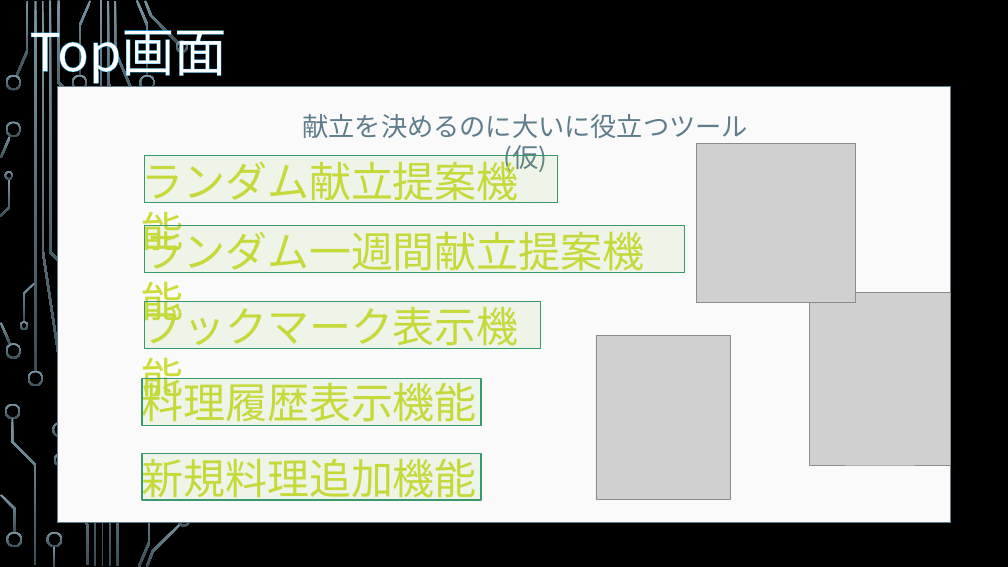
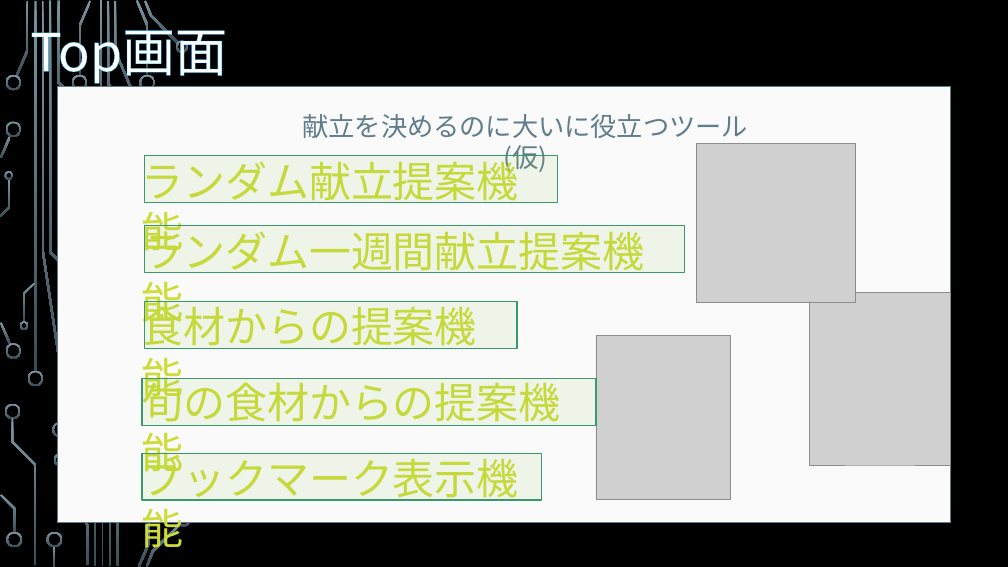
Before and after one commit to Simulaclia/MenuSuggester, a slide deck: slide 7 of doc/ER/献提 -MenuSuggester-.pptx (slide 6 before the commit). Drawn at 1008x567 pixels with LibreOffice and Linux fonts; fonts in the diff are those of the drawing; grey boxes stand for pictures; background and template pictures are left out. Boxes give left, top, right and bottom in pixels: in the first picture for what was removed or moved away, otherwise in the second. Text is boxed around its words. In the diff, an @@ line names an element or a change of style, - is before the commit and + after.

```diff
--- a/doc/ER/献提 -MenuSuggester-.pptx
+++ b/doc/ER/献提 -MenuSuggester-.pptx
@@ text at bbox=[141, 300, 477, 403]: text changed @@
-ブックマーク表示機能
+食材からの提案機能
@@ rectangle: place and size @@
-rectangle at bbox=[144, 302, 541, 349]
+rectangle at bbox=[144, 302, 517, 349]
@@ text at bbox=[141, 376, 561, 426]: text changed @@
-料理履歴表示機能
+旬の食材からの提案機能
@@ rectangle: place and size @@
-rectangle at bbox=[142, 379, 482, 426]
+rectangle at bbox=[142, 379, 597, 426]
@@ text at bbox=[141, 452, 519, 501]: text changed @@
-新規料理追加機能
+ブックマーク表示機能
@@ rectangle: place and size @@
-rectangle at bbox=[142, 453, 482, 500]
+rectangle at bbox=[142, 453, 542, 500]
```
Also in this commit, not shown: 4 other slides changed, 8 slides added, 1 other file.
